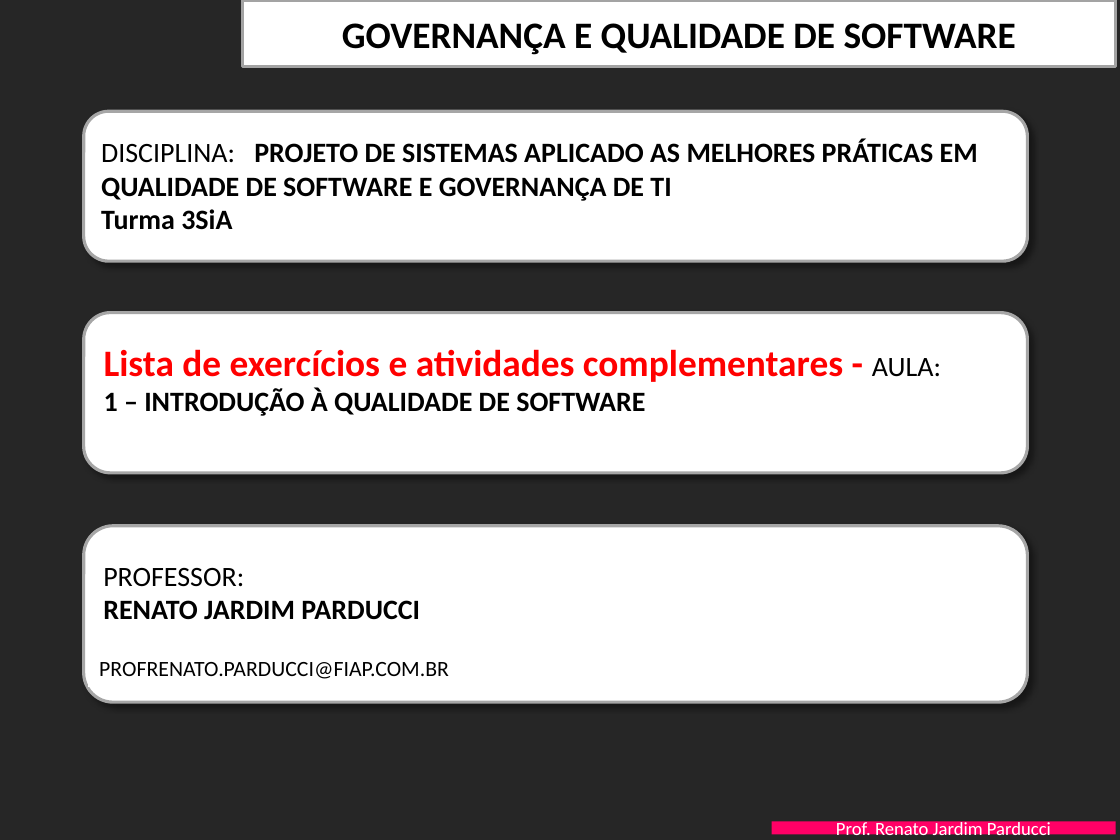
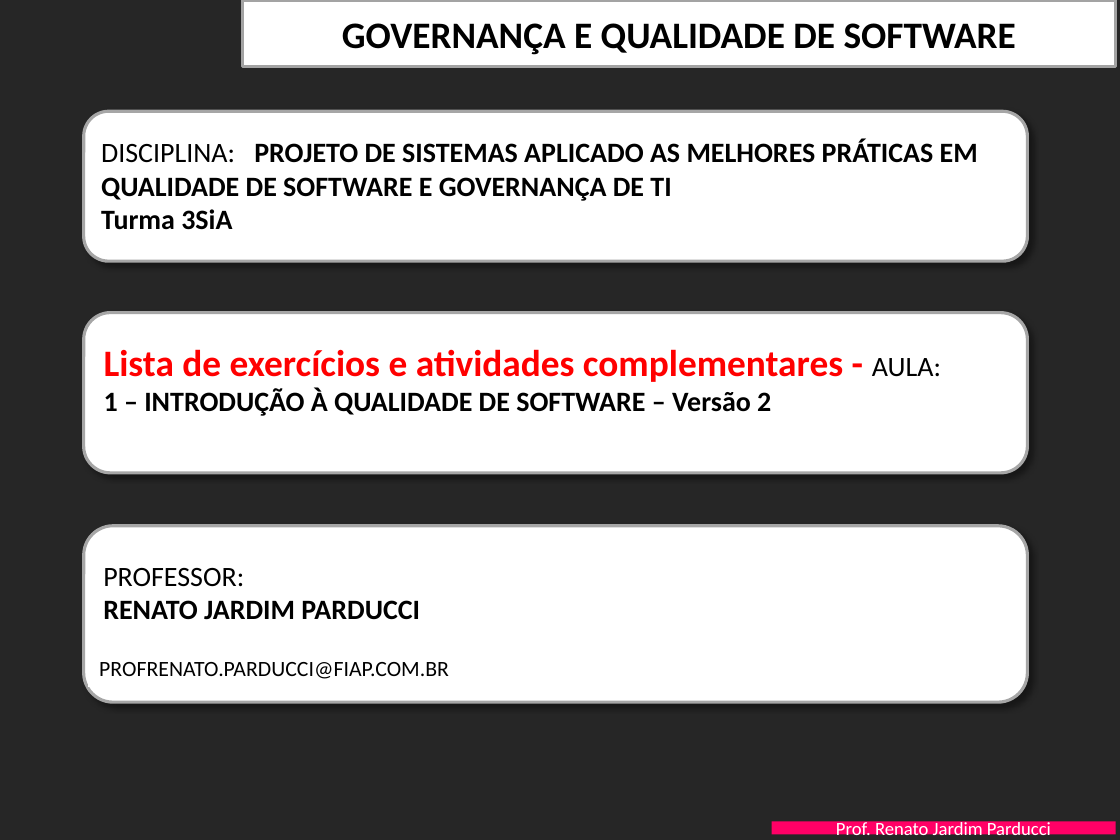
Before and after one commit to Matheus1000/SI-Estacionamento, a slide deck: slide 1 of Documentacao/FIAP-QualidProjSW-Aula-1-Introducao Qualidade - EXERCICIOS.pptx. Drawn at 1120x840 pixels with LibreOffice and Linux fonts; fonts in the diff are those of the drawing; background and template pictures are left out. Boxes give left, top, right and bottom in pixels: in the first picture for what was removed or moved away, otherwise in the second. Text is boxed around its words. In the diff, an @@ line names an element or a change of style, - is before the commit and + after.

Commit message:
Mudança de texto

```diff
--- a/Documentacao/FIAP-QualidProjSW-Aula-1-Introducao Qualidade - EXERCICIOS.pptx
+++ b/Documentacao/FIAP-QualidProjSW-Aula-1-Introducao Qualidade - EXERCICIOS.pptx
@@ text at (104, 388, 771, 416): text changed @@
-1 – INTRODUÇÃO À QUALIDADE DE SOFTWARE
+1 – INTRODUÇÃO À QUALIDADE DE SOFTWARE – Versão 2
```
